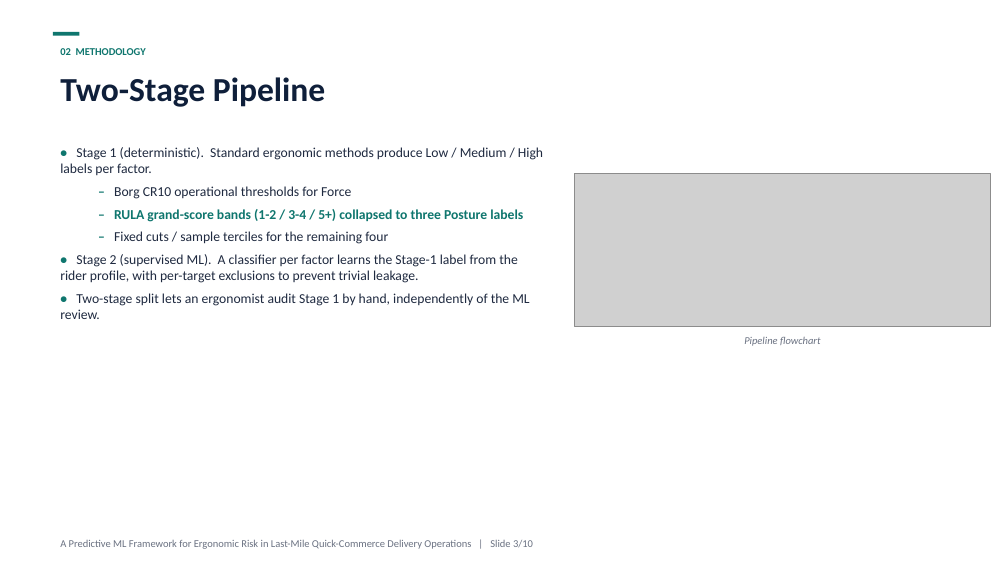
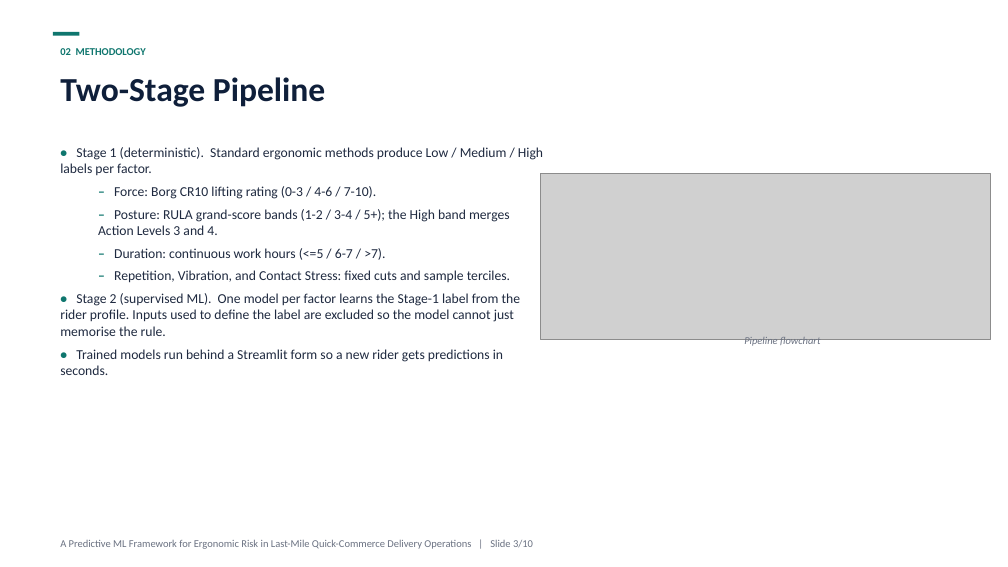
Before and after one commit to AilaVishnu/ergonomic-risk-factor-prediction, a slide deck: slide 3 of deck/Review_Presentation.pptx. Drawn at 1008x567 pixels with LibreOffice and Linux fonts; fonts in the diff are those of the drawing; grey boxes stand for pictures. Boxes give left, top, right and bottom in pixels: in the first picture for what was removed or moved away, otherwise in the second. Text is boxed around its words. In the diff, an @@ line names an element or a change of style, - is before the commit and + after.

```diff
--- a/deck/Review_Presentation.pptx
+++ b/deck/Review_Presentation.pptx
@@ picture: place and size @@
-picture at [575,174,991,327]
+picture at [541,174,991,340]
@@ text at [60,186,520,375]: text changed @@
-  – Borg CR10 operational thresholds for Force
-  – RULA grand-score bands (1-2 / 3-4 / 5+) collapsed to three Posture labels
-  – Fixed cuts / sample terciles for the remaining four
-• Stage 2 (supervised ML). A classifier per factor learns the Stage-1 label from the rider profile, with per-target exclusions to prevent trivial leakage.
-• Two-stage split lets an ergonomist audit Stage 1 by hand, independently of the ML review.
+  – Force: Borg CR10 lifting rating (0-3 / 4-6 / 7-10).
+  – Posture: RULA grand-score bands (1-2 / 3-4 / 5+); the High band merges Action Levels 3 and 4.
+  – Duration: continuous work hours (<=5 / 6-7 / >7).
+  – Repetition, Vibration, and Contact Stress: fixed cuts and sample terciles.
+• Stage 2 (supervised ML). One model per factor learns the Stage-1 label from the rider profile. Inputs used to define the label are excluded so the model cannot just memorise the rule.
+• Trained models run behind a Streamlit form so a new rider gets predictions in seconds.
```
Also in this commit, not shown: 3 other slides changed.
